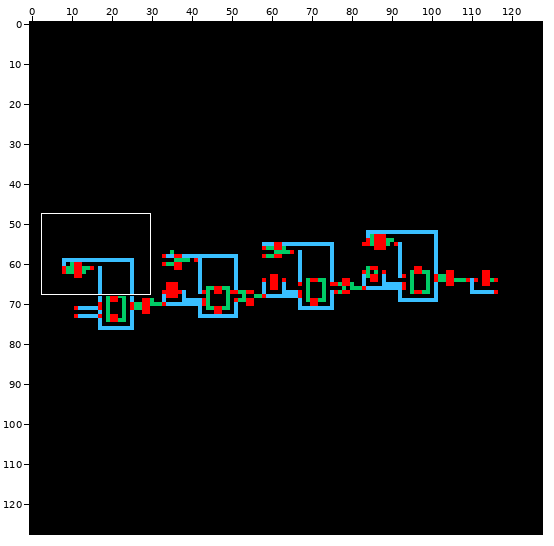
Sprite sheet -- ECE482final_cadence/clk_divider/schematic/thumbnail_128x128.png. Above: a wide view before the commit, with the close-up outlined.
Close-up. Old version:
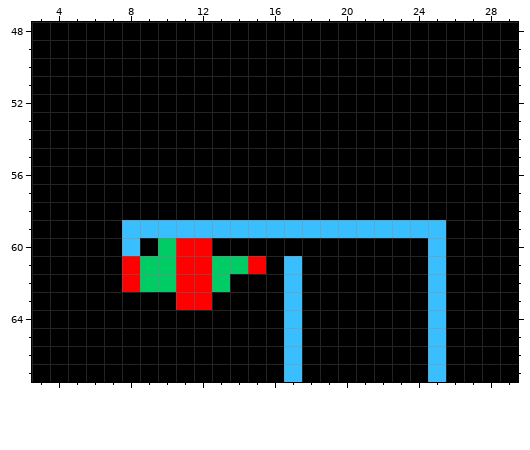
The file is 128x128 pixels. Shown: x 3..29, y 48..67. The commit also changed other parts of the picture, which this record leaves out.
After:
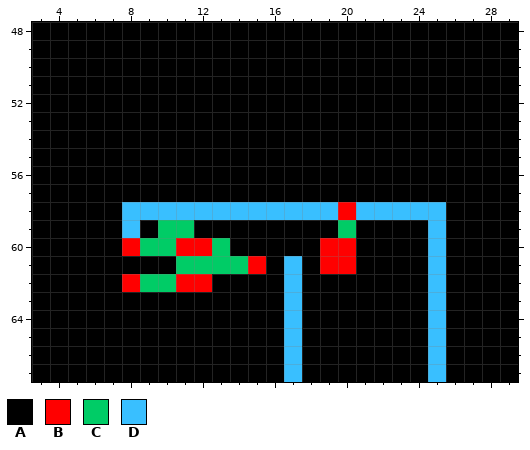
Palette (. is transparent): A #000000  B #ff0000  C #00cc66  D #39bfff
What changed:
Colour B becomes colour A in row 61 at x 8; in row 63 at x 11 to 12.
Colour C becomes colour A in row 61 at x 9 to 10; in row 62 at x 13.
Colour D becomes colour A in row 59 at x 9, 12 to 19 and 21 to 24.
Colour A becomes colour B in row 58 at x 20; in rows 60 to 61 at x 19 to 20.
Colour D becomes colour B in row 60 at x 8.
Colour A becomes colour C in row 60 at x 9 and 13.
Colour B becomes colour C in row 61 at x 11 to 12.
Colour D becomes colour C in row 59 at x 10 to 11 and 20.
Colour A becomes colour D in row 58 at x 8 to 19 and 21 to 25.
Pixel boxes of the changes (left, top, right, bottom) in both close-ups:
changed: (122, 202, 446, 310)
